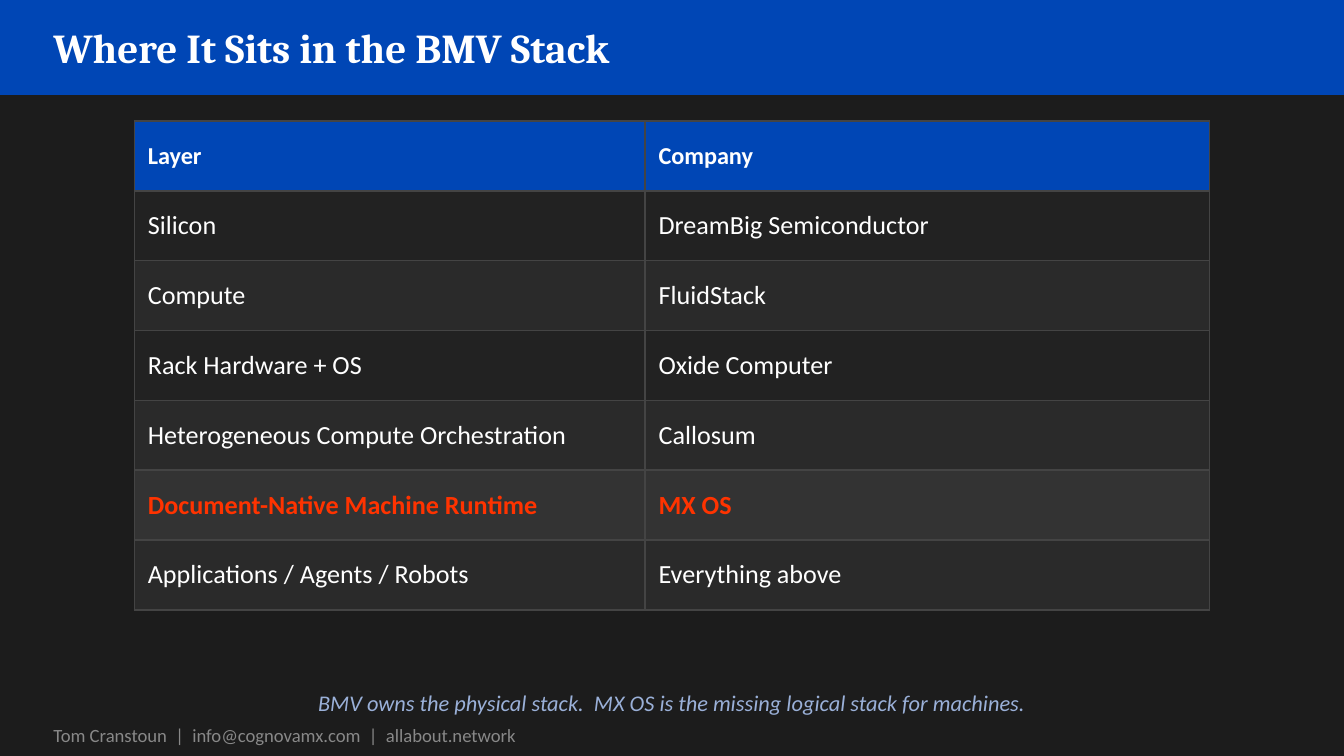
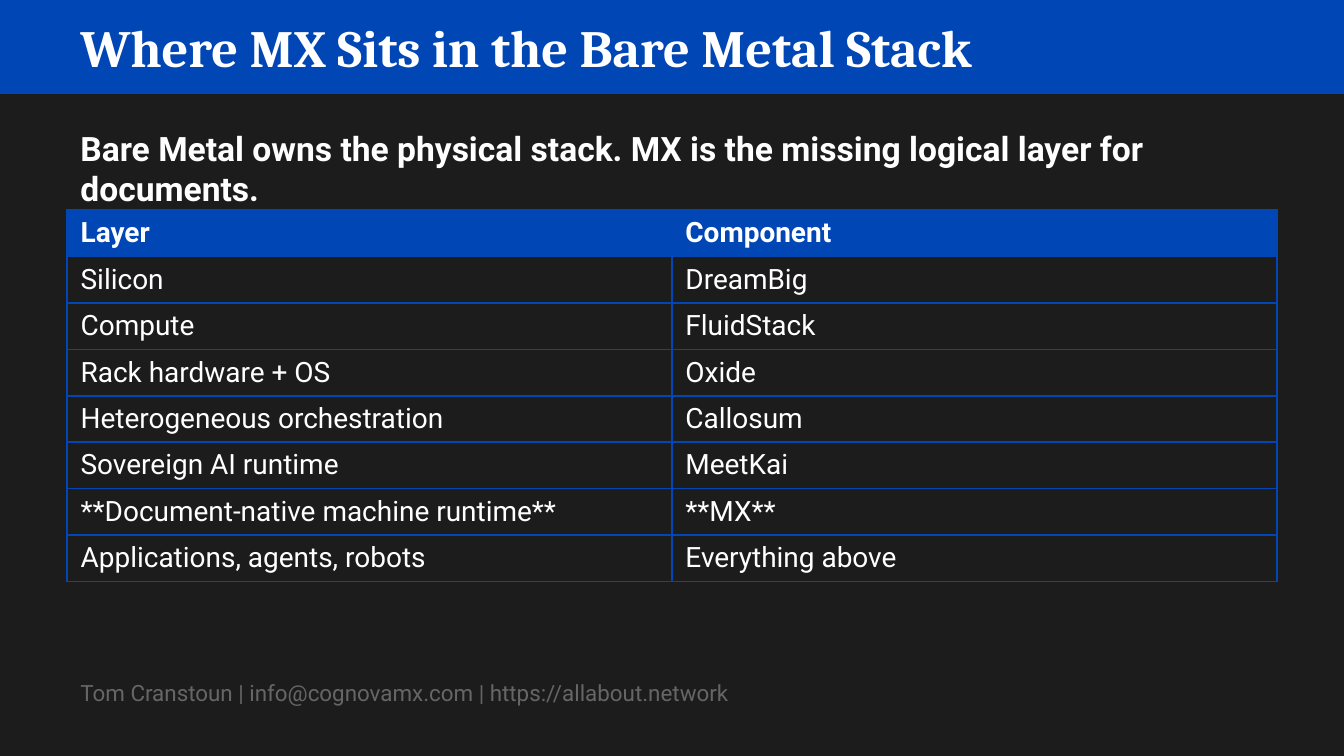
Before and after one commit to Digital-Domain-Technologies-Ltd/MX-outputs, a slide deck: slide 6 of pptx/presentations/bmv-pitch-2026.pptx. Drawn at 1344x756 pixels with LibreOffice and Linux fonts; fonts in the diff are those of the drawing. Boxes give left, top, right and bottom in pixels: in the first picture for what was removed or moved away, otherwise in the second. Text is boxed around its words. In the diff, an @@ line names an element or a change of style, - is before the commit and + after.

Commit message:
Update BMV pitch deck to v2.2; add Reginald.pptx; update MX-what-why-when
bmv-pitch-2026: renamed MX OS -> MX, rewrote slides to match HTML design language
bmv-pitch-2026.pptx: regenerated PPTX from updated markdown (v2.2)
MX-what-why-when.md: updated slide copy and structure
Reginald.pptx: new PPTX deck for REGINALD registry

```diff
--- a/pptx/presentations/bmv-pitch-2026.pptx
+++ b/pptx/presentations/bmv-pitch-2026.pptx
@@ rectangle at <box>0,0,1344,94</box>: outline #0046B5 1 pt to none @@
@@ text at <box>80,30,971,68</box>: text changed; size 22 to 28 pt @@
-Where It Sits in the BMV Stack
+Where MX Sits in the Bare Metal Stack
@@ text "Bare Metal owns the physical ..." at <box>80,135,1143,202</box>: vertical alignment middle to top @@
@@ text at <box>80,135,1143,202</box>: text changed; size 12 to 18 pt; font Calibri to Roboto; text colour #9AB0D8 to #FFFFFF; bold on; italic off @@
-BMV owns the physical stack. MX OS is the missing logical stack for machines.
+Bare Metal owns the physical stack. MX is the missing logical layer for documents.
@@ table at <box>67,210,1277,577</box> @@
-row 1, column 2: Company
+row 1, column 2: Component
-row 2, column 2: DreamBig Semiconductor
+row 2, column 2: DreamBig
-row 4: Rack Hardware + OS | Oxide Computer
-row 5: Heterogeneous Compute Orchestration | Callosum
-row 6: Document-Native Machine Runtime | MX OS
-row 7: Applications / Agents / Robots | Everything above
+row 4: Rack hardware + OS | Oxide
+row 5: Heterogeneous orchestration | Callosum
+row 6: Sovereign AI runtime | MeetKai
+row 7: **Document-native machine runtime** | **MX**
+row 8: Applications, agents, robots | Everything above
@@ table: place and size @@
-table at <box>134,121,1210,685</box>
+table at <box>67,210,1277,577</box>
@@ text "Tom Cranstoun | info@cognovamx.com | ..." at <box>80,684,728,706</box>: vertical alignment middle to bottom @@
@@ text at <box>80,684,728,706</box>: text changed; size 10 to 12 pt; font Calibri to Roboto; text colour #888888 to #666666 @@
-Tom Cranstoun | info@cognovamx.com | allabout.network
+Tom Cranstoun | info@cognovamx.com | https://allabout.network
```
Also in this commit, not shown: 1 other slide changed, 13 slides added, 10 slides removed, 3 other files.
